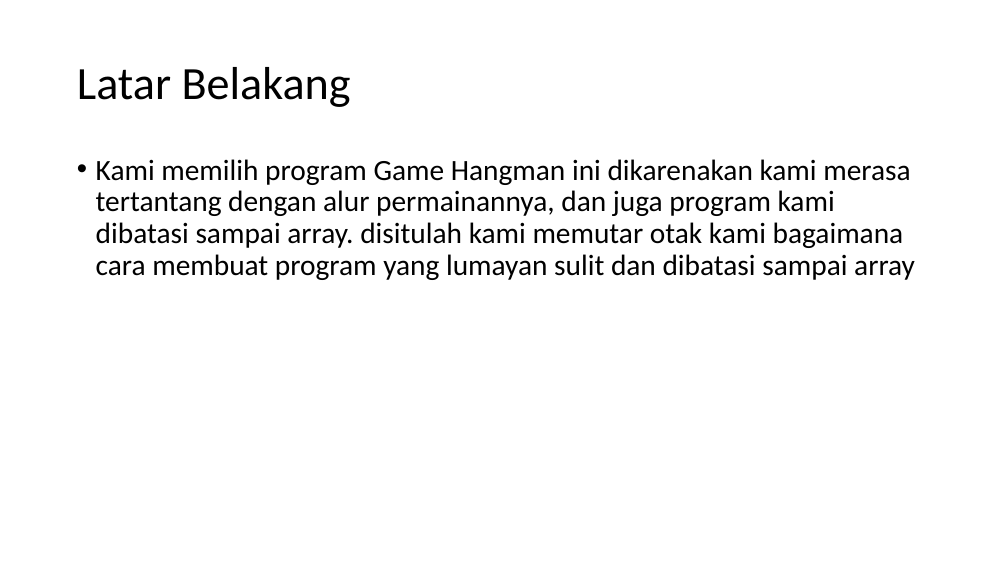
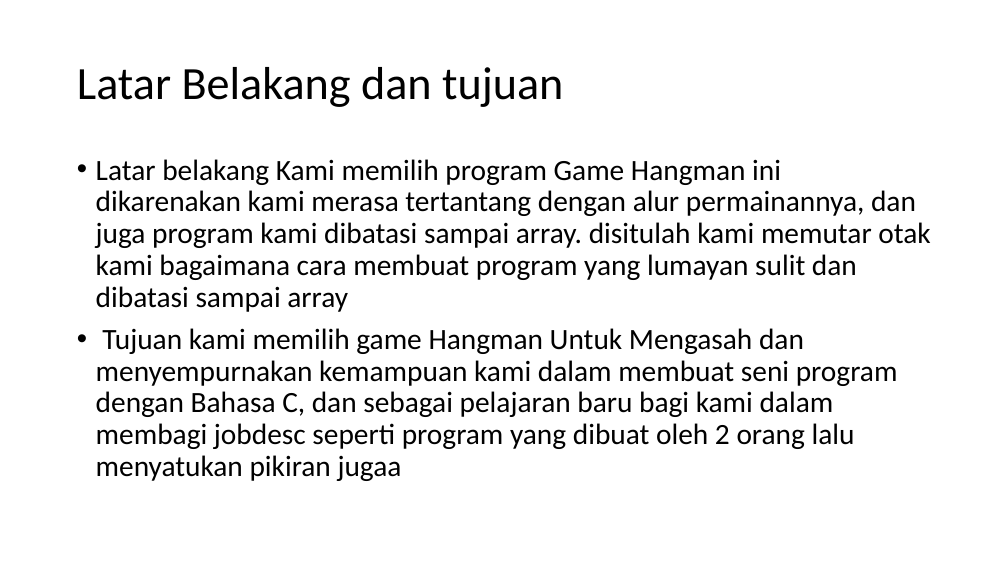
Before and after one commit to pindisel/Proyek_Hangman, a slide deck: slide 3 of Hangman.pptx. Drawn at 1008x567 pixels with LibreOffice and Linux fonts; fonts in the diff are those of the drawing. Boxes give left, top, right and bottom in pixels: in the first picture for what was removed or moved away, otherwise in the second. Text is boxed around its words. In the diff, an @@ line names an element or a change of style, - is before the commit and + after.

```diff
--- a/Hangman.pptx
+++ b/Hangman.pptx
@@ title at [77, 67, 563, 107]: text changed @@
-Latar Belakang
+Latar Belakang dan tujuan
@@ text at [96, 159, 930, 481]: text changed @@
-• Kami memilih program Game Hangman ini dikarenakan kami merasa tertantang dengan alur permainannya, dan juga program kami dibatasi sampai array. disitulah kami memutar otak kami bagaimana cara membuat program yang lumayan sulit dan dibatasi sampai array
+• Latar belakang Kami memilih program Game Hangman ini dikarenakan kami merasa tertantang dengan alur permainannya, dan juga program kami dibatasi sampai array. disitulah kami memutar otak kami bagaimana cara membuat program yang lumayan sulit dan dibatasi sampai array
+• Tujuan kami memilih game Hangman Untuk Mengasah dan menyempurnakan kemampuan kami dalam membuat seni program dengan Bahasa C, dan sebagai pelajaran baru bagi kami dalam membagi jobdesc seperti program yang dibuat oleh 2 orang lalu menyatukan pikiran jugaa
```
Also in this commit, not shown: 1 other slide changed, 1 slide added, 1 slide removed.
